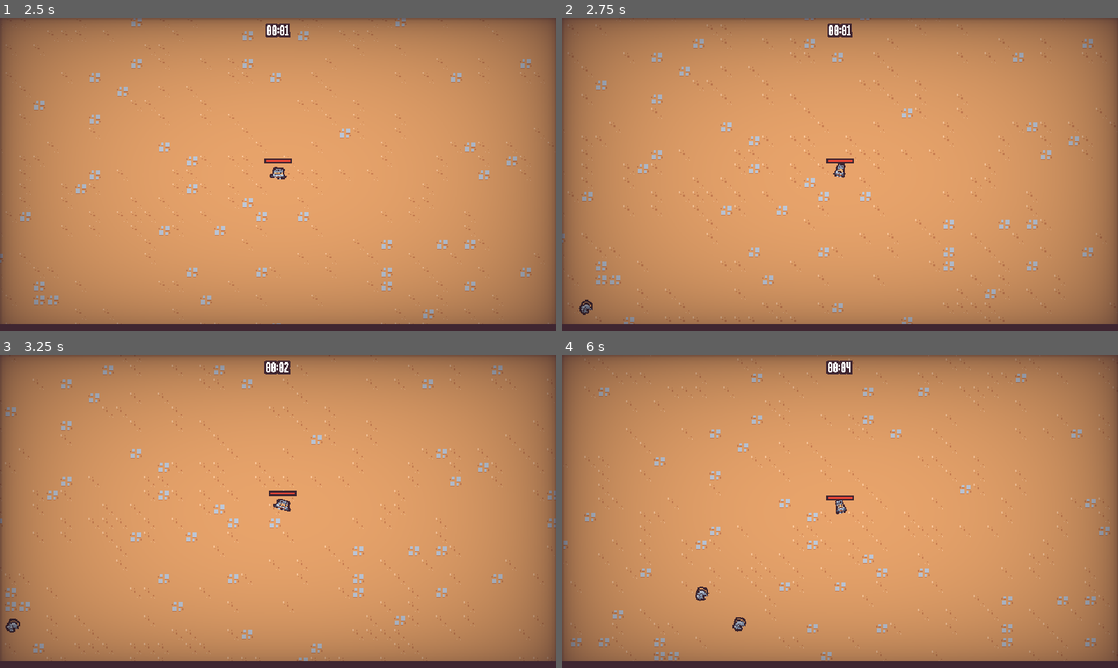
Above: before the commit, frames 1-4 (two rows, left to right).
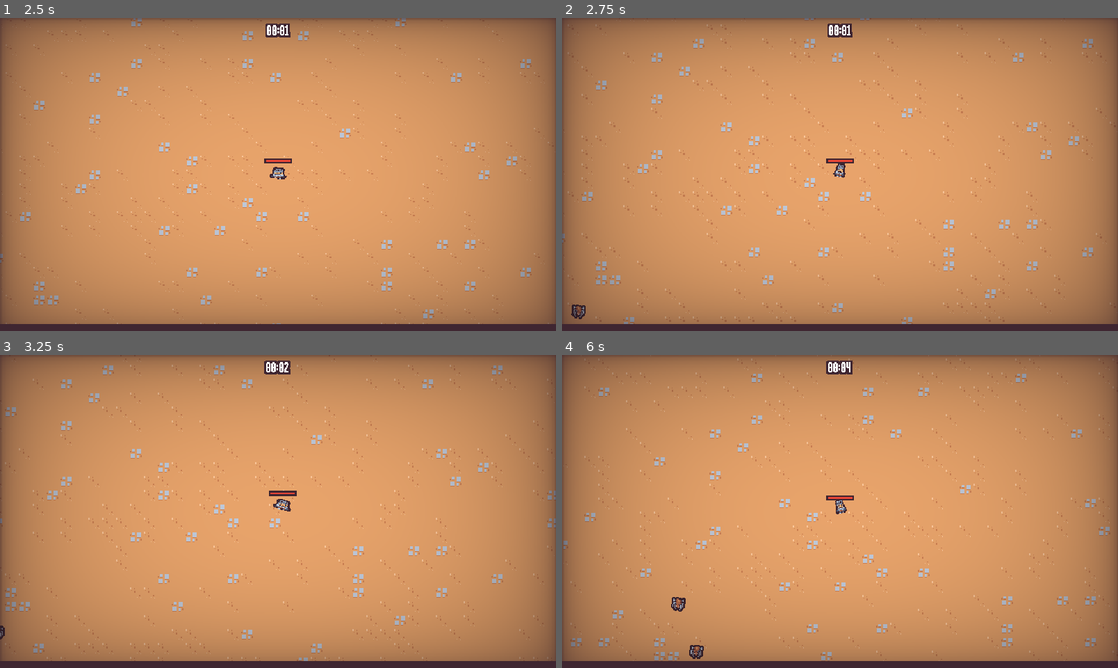
Above: after the commit, the same moments.

Repository: cstaaben/Gladiators
Game: Godot game, scene res://scenes/ui/main_menu.tscn
Same seed, same stepped clock (60 frames per second), same inputs: the game is played once before the commit and once after it.
Inputs (mouse positions are in pixels of both pictures, inside the frame that each line leads up to):
- Up to frame 1 (2.5 s): click "Play" at 0.5 s; move the mouse to (400, 158) at 1.27 s; press the mouse at (400, 158) at 1.28 s; hold Right (move_right) 1.28-2.03 s; move the mouse to (166, 190) at 2.02 s; release the mouse at (166, 190) at 2.03 s; hold S (move_down) from 2.03 s (still down); click (166, 190) at 2.1 s
- Up to frame 2 (2.75 s): keep holding S (move_down)
- Up to frame 3 (3.25 s): move the mouse to (333, 442) at 2.77 s; release S (move_down) at 2.78 s; press the mouse at (333, 442) at 2.78 s; hold Right (move_right) from 2.78 s (still down)
- Up to frame 4 (6 s): move the mouse to (812, 574) at 3.52 s; release Right (move_right) at 3.53 s; release the mouse at (812, 574) at 3.53 s; hold Up (move_up) 3.53-4.28 s; click (812, 574) at 3.6 s; move the mouse to (1006, 558) at 4.27 s; press the mouse at (1006, 558) at 4.28 s; hold Left (move_left) 4.28-5.78 s; move the mouse to (673, 464) at 5.02 s; release the mouse at (673, 464) at 5.03 s; click (673, 464) at 5.1 s; move the mouse to (867, 511) at 5.77 s; press the mouse at (867, 511) at 5.78 s; hold S (move_down) from 5.78 s (still down)

Frame 1 is identical in both runs. In frame 2, 0.1% of the frame differs, in the area x 1-6%, y 90-97%; in frame 3, 0.1%; in frame 4, 0.4%, in the area x 19-34%, y 74-98%.

Commit message:
feat(enemies): add spider

Diff:
--- a/scenes/ability/anvil/anvil_ability.tscn
+++ b/scenes/ability/anvil/anvil_ability.tscn
@@ -3,7 +3,58 @@
 [ext_resource type="Texture2D" uid="uid://bvtqtytbbpjvb" path="res://scenes/ability/anvil/anvil.png" id="1_3ejre"]
 [ext_resource type="Script" path="res://scenes/ability/anvil/anvil_ability.gd" id="1_svucm"]
 [ext_resource type="PackedScene" uid="uid://brdwjs2p2glh0" path="res://scenes/component/hit_box_component.tscn" id="2_e1phe"]
-[ext_resource type="Texture2D" uid="uid://dssa5hffc5qcx" path="res://scenes/ability/anvil/particle.png" id="4_6f5i7"]
+[ext_resource type="Texture2D" uid="uid://dssa5hffc5qcx" path="res://assets/particles/particle.png" id="2_tsnql"]
+
+[sub_resource type="Animation" id="Animation_k3dn7"]
+length = 0.001
+tracks/0/type = "value"
+tracks/0/imported = false
+tracks/0/enabled = true
+tracks/0/path = NodePath("Visuals:position")
+tracks/0/interp = 1
+tracks/0/loop_wrap = true
+tracks/0/keys = {
+"times": PackedFloat32Array(0),
+"transitions": PackedFloat32Array(1),
+"update": 0,
+"values": [Vector2(0, 0)]
+}
+tracks/1/type = "value"
+tracks/1/imported = false
+tracks/1/enabled = true
+tracks/1/path = NodePath("HitboxComponent/CollisionShape2D:disabled")
+tracks/1/interp = 1
+tracks/1/loop_wrap = true
+tracks/1/keys = {
+"times": PackedFloat32Array(0),
+"transitions": PackedFloat32Array(1),
+"update": 1,
+"values": [true]
+}
+tracks/2/type = "value"
+tracks/2/imported = false
+tracks/2/enabled = true
+tracks/2/path = NodePath("Visuals/Sprite2D:scale")
+tracks/2/interp = 1
+tracks/2/loop_wrap = true
+tracks/2/keys = {
+"times": PackedFloat32Array(0),
+"transitions": PackedFloat32Array(1),
+"update": 0,
+"values": [Vector2(1, 1)]
+}
+tracks/3/type = "value"
+tracks/3/imported = false
+tracks/3/enabled = true
+tracks/3/path = NodePath("GPUParticles2D:emitting")
+tracks/3/interp = 1
+tracks/3/loop_wrap = true
+tracks/3/keys = {
+"times": PackedFloat32Array(0),
+"transitions": PackedFloat32Array(1),
+"update": 1,
+"values": [false]
+}
 
 [sub_resource type="Animation" id="Animation_tktw5"]
 resource_name = "fall_in"
@@ -72,57 +123,6 @@
 "values": [false, true, false, false]
 }
 
-[sub_resource type="Animation" id="Animation_k3dn7"]
-length = 0.001
-tracks/0/type = "value"
-tracks/0/imported = false
-tracks/0/enabled = true
-tracks/0/path = NodePath("Visuals:position")
-tracks/0/interp = 1
-tracks/0/loop_wrap = true
-tracks/0/keys = {
-"times": PackedFloat32Array(0),
-"transitions": PackedFloat32Array(1),
-"update": 0,
-"values": [Vector2(0, 0)]
-}
-tracks/1/type = "value"
-tracks/1/imported = false
-tracks/1/enabled = true
-tracks/1/path = NodePath("HitboxComponent/CollisionShape2D:disabled")
-tracks/1/interp = 1
-tracks/1/loop_wrap = true
-tracks/1/keys = {
-"times": PackedFloat32Array(0),
-"transitions": PackedFloat32Array(1),
-"update": 1,
-"values": [true]
-}
-tracks/2/type = "value"
-tracks/2/imported = false
-tracks/2/enabled = true
-tracks/2/path = NodePath("Visuals/Sprite2D:scale")
-tracks/2/interp = 1
-tracks/2/loop_wrap = true
-tracks/2/keys = {
-"times": PackedFloat32Array(0),
-"transitions": PackedFloat32Array(1),
-"update": 0,
-"values": [Vector2(1, 1)]
-}
-tracks/3/type = "value"
-tracks/3/imported = false
-tracks/3/enabled = true
-tracks/3/path = NodePath("GPUParticles2D:emitting")
-tracks/3/interp = 1
-tracks/3/loop_wrap = true
-tracks/3/keys = {
-"times": PackedFloat32Array(0),
-"transitions": PackedFloat32Array(1),
-"update": 1,
-"values": [false]
-}
-
 [sub_resource type="AnimationLibrary" id="AnimationLibrary_cbw23"]
 _data = {
 "RESET": SubResource("Animation_k3dn7"),
@@ -175,7 +175,7 @@
 emitting = false
 amount = 30
 process_material = SubResource("ParticleProcessMaterial_842lc")
-texture = ExtResource("4_6f5i7")
+texture = ExtResource("2_tsnql")
 lifetime = 0.3
 one_shot = true
 explosiveness = 0.9
--- a/scenes/component/velocity_component.gd
+++ b/scenes/component/velocity_component.gd
@@ -18,17 +18,38 @@
 
 
 func accelerate_to_player():
-	var owner_node = owner as Node2D
-	if owner_node == null:
-		return
-
-	var player = get_tree().get_first_node_in_group("player") as Node2D
-	if player == null:
-		return
-
-	var direction = (player.global_position - owner_node.global_position).normalized()
+	var direction = direction_to_player()
 	accelerate_in_direction(direction)
 
 
 func decelerate():
 	accelerate_in_direction(Vector2.ZERO)
+
+
+## Returns a normalized Vector2 indicating the direction to the player. It returns [Vector2.ZERO]
+## if either the owner or the player is null.
+func direction_to_player() -> Vector2:
+	var player = get_tree().get_first_node_in_group("player") as Node2D
+	if player == null:
+		return Vector2.ZERO
+
+	var owner_node = owner as Node2D
+	if owner_node == null:
+		return Vector2.ZERO
+
+
+	return (player.global_position - owner_node.global_position).normalized()
+
+
+## Returns a the distance to the player. It returns [Vector2.ZERO] if either the
+## owner or the player is null.
+func distance_to_player() -> float:
+	var player = get_tree().get_first_node_in_group("player") as Node2D
+	if player == null:
+		return 0
+
+	var owner_node = owner as Node2D
+	if owner_node == null:
+		return 0
+
+	return owner_node.global_position.distance_to(player.global_position)
--- a/scenes/game_object/enemies/bat/bat.tscn
+++ b/scenes/game_object/enemies/bat/bat.tscn
@@ -130,7 +130,6 @@
 texture = ExtResource("1_c4px1")
 
 [node name="HurtboxComponent" parent="." node_paths=PackedStringArray("health") instance=ExtResource("14_ffel5")]
-visible = false
 position = Vector2(0, -6)
 health = NodePath("../HealthComponent")
 
@@ -138,6 +137,5 @@
 shape = SubResource("CircleShape2D_e78ca")
 
 [node name="CollisionShape2D" type="CollisionShape2D" parent="."]
-visible = false
 position = Vector2(0, -6)
 shape = SubResource("CircleShape2D_alfxt")
--- /dev/null
+++ b/scenes/game_object/enemies/spider/spider.gd
@@ -0,0 +1,34 @@
+extends CharacterBody2D
+
+
+@onready var visuals: Node2D = $Visuals
+@onready var walk_velocity_component: VelocityComponent = %WalkVelocityComponent
+@onready var jump_velocity_component: VelocityComponent = %JumpVelocityComponent
+@onready var jump_cooldown_timer: Timer = %JumpCooldownTimer
+
+var jump_distance: int = 100
+
+func _ready():
+	$HurtboxComponent.hit.connect(_on_hit)
+
+
+func _on_hit():
+	$RandomAudioPlayer2DComponent.play_random()
+
+
+# TODO: why isn't the "jump" moving the spider any further than the walking?
+func _process(_delta):
+	var player_distance = walk_velocity_component.distance_to_player()
+	# always align direction to player
+	walk_velocity_component.accelerate_to_player()
+	jump_velocity_component.accelerate_to_player()
+
+	# if spider is too far away to jump attack or its not able to jump yet, walk towards player
+	if player_distance > self.jump_distance || !jump_cooldown_timer.is_stopped():
+		walk_velocity_component.move(self)
+		return
+
+	# spider is within range, start jump attack
+	$AnimationPlayer.play("jump")
+	jump_velocity_component.move(self)
+	jump_cooldown_timer.start()
--- /dev/null
+++ b/scenes/game_object/enemies/spider/spider.tscn
@@ -0,0 +1,243 @@
+[gd_scene load_steps=27 format=3 uid="uid://b4ys77fgin0k3"]
+
+[ext_resource type="Script" path="res://scenes/game_object/enemies/spider/spider.gd" id="1_m8feq"]
+[ext_resource type="PackedScene" uid="uid://diq0ksf1jk0" path="res://scenes/component/random_audio_player_2d_component.tscn" id="2_kgqyg"]
+[ext_resource type="AudioStream" uid="uid://dwp6dck2v0r3n" path="res://assets/audio/hit_000.ogg" id="3_wnjkk"]
+[ext_resource type="AudioStream" uid="uid://bd51qy8ulp74n" path="res://assets/audio/hit_001.ogg" id="4_iyjbc"]
+[ext_resource type="AudioStream" uid="uid://vegoymwgqxww" path="res://assets/audio/hit_002.ogg" id="5_s5ubw"]
+[ext_resource type="AudioStream" uid="uid://can2mmmhgv5mt" path="res://assets/audio/hit_003.ogg" id="6_fr8im"]
+[ext_resource type="AudioStream" uid="uid://chbifh3bj3sea" path="res://assets/audio/hit_004.ogg" id="7_48w60"]
+[ext_resource type="PackedScene" uid="uid://cxr7r8lu6oe7y" path="res://scenes/component/health_component.tscn" id="8_8hol0"]
+[ext_resource type="PackedScene" uid="uid://b1t3qmtil0nvp" path="res://scenes/component/vial_drop_component.tscn" id="9_nhotr"]
+[ext_resource type="PackedScene" uid="uid://bw0mb15jrgilp" path="res://scenes/component/velocity_component.tscn" id="10_2dcau"]
+[ext_resource type="PackedScene" uid="uid://4ljnqknkpg5r" path="res://scenes/component/death_component.tscn" id="11_sdp6k"]
+[ext_resource type="PackedScene" uid="uid://c7yoch83br74m" path="res://scenes/component/hit_flash_component.tscn" id="12_f0ysk"]
+[ext_resource type="Shader" path="res://scenes/component/hit_flash_component.gdshader" id="13_541vr"]
+[ext_resource type="PackedScene" uid="uid://ckbkksdk7rjau" path="res://scenes/component/hurt_box_component.tscn" id="14_a0vxa"]
+[ext_resource type="Texture2D" uid="uid://bru2msn804fas" path="res://scenes/game_object/enemies/spider/spider.png" id="15_dvs61"]
+[ext_resource type="Texture2D" uid="uid://dssa5hffc5qcx" path="res://assets/particles/particle.png" id="16_i1t40"]
+
+[sub_resource type="Animation" id="Animation_ndbms"]
+length = 0.001
+tracks/0/type = "value"
+tracks/0/imported = false
+tracks/0/enabled = true
+tracks/0/path = NodePath("Visuals/Sprite2D:rotation")
+tracks/0/interp = 1
+tracks/0/loop_wrap = true
+tracks/0/keys = {
+"times": PackedFloat32Array(0),
+"transitions": PackedFloat32Array(1),
+"update": 0,
+"values": [0.0]
+}
+tracks/1/type = "value"
+tracks/1/imported = false
+tracks/1/enabled = true
+tracks/1/path = NodePath("Visuals/Sprite2D:scale")
+tracks/1/interp = 1
+tracks/1/loop_wrap = true
+tracks/1/keys = {
+"times": PackedFloat32Array(0),
+"transitions": PackedFloat32Array(1),
+"update": 0,
+"values": [Vector2(1, 1)]
+}
+tracks/2/type = "value"
+tracks/2/imported = false
+tracks/2/enabled = true
+tracks/2/path = NodePath("Visuals/Sprite2D:position")
+tracks/2/interp = 1
+tracks/2/loop_wrap = true
+tracks/2/keys = {
+"times": PackedFloat32Array(0),
+"transitions": PackedFloat32Array(1),
+"update": 0,
+"values": [Vector2(0, -5)]
+}
+tracks/3/type = "value"
+tracks/3/imported = false
+tracks/3/enabled = true
+tracks/3/path = NodePath("JumpAttack/GPUParticles2D:emitting")
+tracks/3/interp = 1
+tracks/3/loop_wrap = true
+tracks/3/keys = {
+"times": PackedFloat32Array(0),
+"transitions": PackedFloat32Array(1),
+"update": 1,
+"values": [false]
+}
+
+[sub_resource type="Animation" id="Animation_r0jdt"]
+resource_name = "walk"
+length = 0.4
+loop_mode = 1
+tracks/0/type = "value"
+tracks/0/imported = false
+tracks/0/enabled = true
+tracks/0/path = NodePath("Visuals/Sprite2D:rotation")
+tracks/0/interp = 2
+tracks/0/loop_wrap = true
+tracks/0/keys = {
+"times": PackedFloat32Array(0, 0.1, 0.2, 0.3),
+"transitions": PackedFloat32Array(1, 1, 1, 1),
+"update": 0,
+"values": [0.0872665, -0.0872665, 0.0872665, -0.0872665]
+}
+
+[sub_resource type="Animation" id="Animation_i3jpa"]
+resource_name = "jump"
+length = 0.7
+step = 0.05
+tracks/0/type = "value"
+tracks/0/imported = false
+tracks/0/enabled = true
+tracks/0/path = NodePath("Visuals/Sprite2D:scale")
+tracks/0/interp = 2
+tracks/0/loop_wrap = true
+tracks/0/keys = {
+"times": PackedFloat32Array(0, 0.1, 0.2, 0.4, 0.5),
+"transitions": PackedFloat32Array(1, 4.59479, 1, 2.2974, 0.297302),
+"update": 0,
+"values": [Vector2(1, 1), Vector2(1.5, 0.75), Vector2(0.75, 1.7), Vector2(1.25, 0.8), Vector2(1, 1)]
+}
+tracks/1/type = "value"
+tracks/1/imported = false
+tracks/1/enabled = true
+tracks/1/path = NodePath("Visuals/Sprite2D:position")
+tracks/1/interp = 2
+tracks/1/loop_wrap = true
+tracks/1/keys = {
+"times": PackedFloat32Array(0, 0.1, 0.2, 0.3, 0.4, 0.5),
+"transitions": PackedFloat32Array(1, 1, 1, 2.54912, 6.06286, 1),
+"update": 0,
+"values": [Vector2(0, -5), Vector2(0, -5), Vector2(0, -5), Vector2(0, -25), Vector2(0, -5), Vector2(0, -5)]
+}
+tracks/2/type = "value"
+tracks/2/imported = false
+tracks/2/enabled = true
+tracks/2/path = NodePath("JumpAttack/GPUParticles2D:emitting")
+tracks/2/interp = 1
+tracks/2/loop_wrap = true
+tracks/2/keys = {
+"times": PackedFloat32Array(0.4),
+"transitions": PackedFloat32Array(1),
+"update": 1,
+"values": [true]
+}
+
+[sub_resource type="AnimationLibrary" id="AnimationLibrary_ajh1e"]
+_data = {
+"RESET": SubResource("Animation_ndbms"),
+"jump": SubResource("Animation_i3jpa"),
+"walk": SubResource("Animation_r0jdt")
+}
+
+[sub_resource type="ShaderMaterial" id="ShaderMaterial_khx1j"]
+resource_local_to_scene = true
+shader = ExtResource("13_541vr")
+shader_parameter/brightness = 2.08165e-12
+
+[sub_resource type="CircleShape2D" id="CircleShape2D_pf7g4"]
+radius = 12.0
+
+[sub_resource type="Gradient" id="Gradient_2v32t"]
+interpolation_mode = 2
+offsets = PackedFloat32Array(0, 0.553488)
+colors = PackedColorArray(0.811765, 0.509804, 0.329412, 1, 0.46, 0.29394, 0.1978, 1)
+
+[sub_resource type="GradientTexture1D" id="GradientTexture1D_6bi32"]
+gradient = SubResource("Gradient_2v32t")
+
+[sub_resource type="ParticleProcessMaterial" id="ParticleProcessMaterial_t7pb3"]
+particle_flag_disable_z = true
+emission_shape = 1
+emission_sphere_radius = 6.0
+angle_max = 360.0
+spread = 180.0
+initial_velocity_min = 100.0
+initial_velocity_max = 150.0
+gravity = Vector3(0, 0, 0)
+damping_min = 600.0
+damping_max = 750.0
+scale_min = 0.0
+scale_max = 0.7
+color_initial_ramp = SubResource("GradientTexture1D_6bi32")
+
+[sub_resource type="CircleShape2D" id="CircleShape2D_7c841"]
+radius = 7.0
+
+[node name="Spider" type="CharacterBody2D" groups=["enemy"]]
+collision_layer = 8
+collision_mask = 9
+motion_mode = 1
+script = ExtResource("1_m8feq")
+
+[node name="AnimationPlayer" type="AnimationPlayer" parent="."]
+libraries = {
+"": SubResource("AnimationLibrary_ajh1e")
+}
+autoplay = "walk"
+
+[node name="RandomAudioPlayer2DComponent" parent="." instance=ExtResource("2_kgqyg")]
+streams = Array[AudioStream]([ExtResource("3_wnjkk"), ExtResource("4_iyjbc"), ExtResource("5_s5ubw"), ExtResource("6_fr8im"), ExtResource("7_48w60")])
+
+[node name="HealthComponent" parent="." instance=ExtResource("8_8hol0")]
+
+[node name="VialDropComponent" parent="." node_paths=PackedStringArray("health_component") instance=ExtResource("9_nhotr")]
+drop_percent = 1.0
+health_component = NodePath("../HealthComponent")
+
+[node name="WalkVelocityComponent" parent="." instance=ExtResource("10_2dcau")]
+unique_name_in_owner = true
+max_speed = 25
+acceleration = 3.0
+
+[node name="DeathComponent" parent="." node_paths=PackedStringArray("health_component", "sprite") instance=ExtResource("11_sdp6k")]
+health_component = NodePath("../HealthComponent")
+sprite = NodePath("../Visuals/Sprite2D")
+
+[node name="HitFlashComponent" parent="." node_paths=PackedStringArray("health_component", "sprite") instance=ExtResource("12_f0ysk")]
+health_component = NodePath("../HealthComponent")
+sprite = NodePath("../Visuals/Sprite2D")
+hit_flash_material = SubResource("ShaderMaterial_khx1j")
+
+[node name="HurtboxComponent" parent="." node_paths=PackedStringArray("health") instance=ExtResource("14_a0vxa")]
+health = NodePath("../HealthComponent")
+
+[node name="CollisionShape2D" type="CollisionShape2D" parent="HurtboxComponent"]
+position = Vector2(2.08165e-12, -5)
+shape = SubResource("CircleShape2D_pf7g4")
+
+[node name="JumpAttack" type="Node2D" parent="."]
+
+[node name="JumpVelocityComponent" parent="JumpAttack" instance=ExtResource("10_2dcau")]
+unique_name_in_owner = true
+max_speed = 200
+acceleration = 20.0
+
+[node name="JumpCooldownTimer" type="Timer" parent="JumpAttack"]
+unique_name_in_owner = true
+wait_time = 2.0
+one_shot = true
+
+[node name="GPUParticles2D" type="GPUParticles2D" parent="JumpAttack"]
+emitting = false
+amount = 30
+process_material = SubResource("ParticleProcessMaterial_t7pb3")
+texture = ExtResource("16_i1t40")
+lifetime = 0.3
+one_shot = true
+explosiveness = 0.9
+fixed_fps = 0
+interpolate = false
+
+[node name="Visuals" type="Node2D" parent="."]
+
+[node name="Sprite2D" type="Sprite2D" parent="Visuals"]
+position = Vector2(0, -5)
+texture = ExtResource("15_dvs61")
+
+[node name="CollisionShape2D" type="CollisionShape2D" parent="."]
+position = Vector2(2.08165e-12, -5)
+shape = SubResource("CircleShape2D_7c841")
--- a/scenes/main/root.tscn
+++ b/scenes/main/root.tscn
@@ -15,6 +15,7 @@
 [ext_resource type="PackedScene" uid="uid://chrpr5jqt2khs" path="res://scenes/game_object/enemies/rat/rat.tscn" id="10_fhne6"]
 [ext_resource type="PackedScene" uid="uid://b2umuusahbvf7" path="res://scenes/game_object/enemies/wizard/wizard.tscn" id="11_m8ti6"]
 [ext_resource type="PackedScene" uid="uid://bpbqxp1auo5kj" path="res://scenes/game_object/enemies/bat/bat.tscn" id="12_gbbiw"]
+[ext_resource type="PackedScene" uid="uid://b4ys77fgin0k3" path="res://scenes/game_object/enemies/spider/spider.tscn" id="13_00y0h"]
 [ext_resource type="PackedScene" uid="uid://b2ekn52efdiwb" path="res://scenes/ui/vignette.tscn" id="16_vjb55"]
 [ext_resource type="PackedScene" uid="uid://871bgdq75nev" path="res://scenes/ui/pause_menu.tscn" id="16_xtnxu"]
 
@@ -39,6 +40,7 @@
 rat_scene = ExtResource("10_fhne6")
 wizard_scene = ExtResource("11_m8ti6")
 bat_scene = ExtResource("12_gbbiw")
+spider_scene = ExtResource("13_00y0h")
 arena_time_manager = NodePath("../ArenaTimeManager")
 
 [node name="ExperienceManager" parent="." instance=ExtResource("4_homls")]
--- a/scenes/manager/enemy_manager.gd
+++ b/scenes/manager/enemy_manager.gd
@@ -5,6 +5,7 @@
 @export var rat_scene: PackedScene
 @export var wizard_scene: PackedScene
 @export var bat_scene: PackedScene
+@export var spider_scene: PackedScene
 @export var arena_time_manager: Node
 
 @onready var timer: Timer = $Timer
@@ -20,6 +21,7 @@
 	arena_time_manager.difficulty_increased.connect(_on_difficulty_increased)
 	GameEvents.time_ticked.connect(_on_time_ticked)
 	enemy_table.add_item(rat_scene, 10)
+	enemy_table.add_item(spider_scene, 1000)
 
 
 func get_spawn_position():
Renamed: scenes/ability/anvil/particle.png -> assets/particles/particle.png
Not shown, changed: assets/particles/particle.png.import
Not shown: 1 places in scenes/game_object/enemies/rat/rat.tscn that only renumber resources
Binary file added: scenes/game_object/enemies/spider/spider.png
Not shown, added: scenes/game_object/enemies/spider/spider.png.import
Not shown: 1 places in scenes/game_object/enemies/wizard/wizard.tscn that only renumber resources
Not shown: 1 places in scenes/main/root.tscn that only renumber resources
